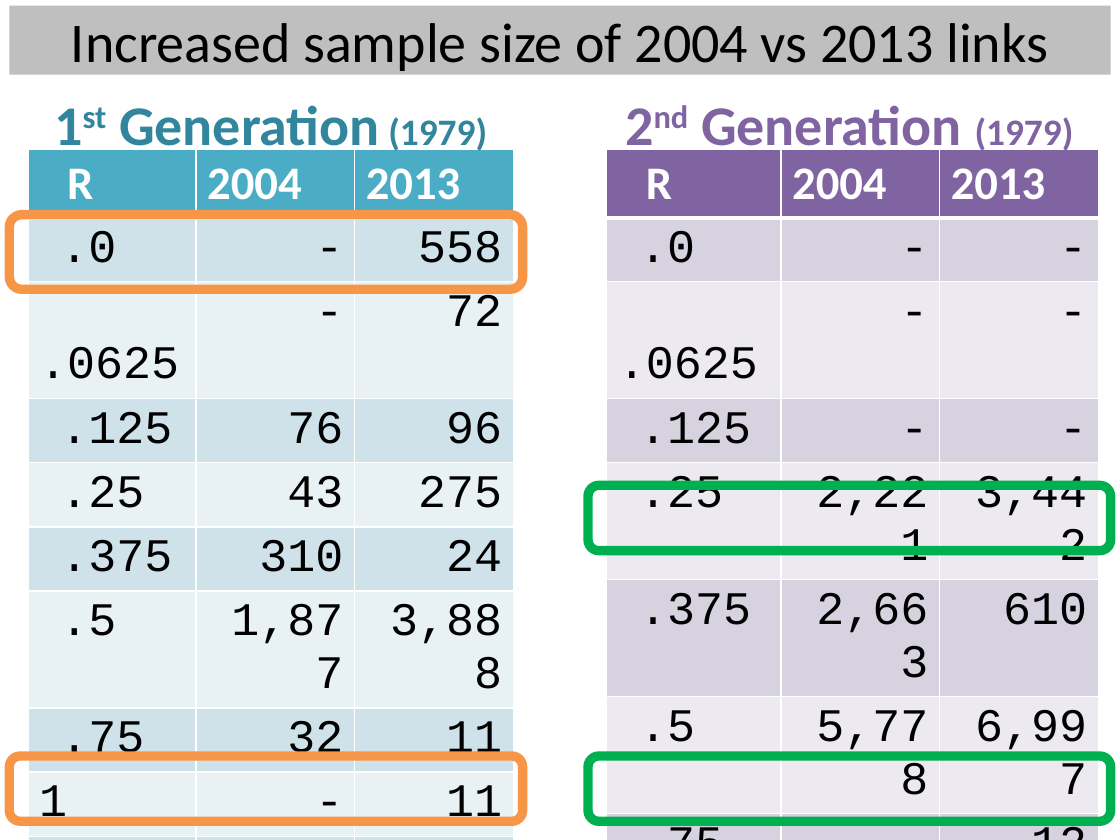
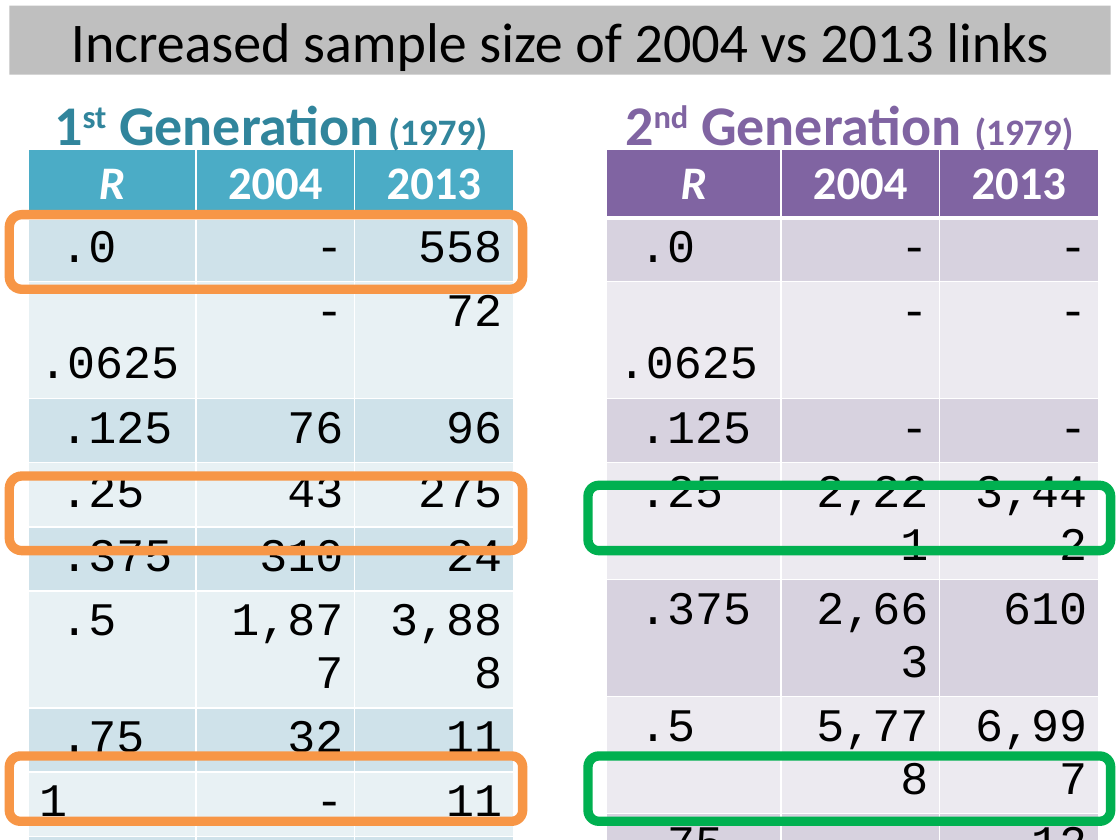
Before and after one commit to LiveOak/NlsyLinksDetermination, a slide deck: slide 20 of Publications/2013France/BeasleyBga2013-NlsyLinks.pptx. Drawn at 1120x840 pixels with LibreOffice and Linux fonts; fonts in the diff are those of the drawing. Boxes give left, top, right and bottom in pixels: in the first picture for what was removed or moved away, otherwise in the second. Text is boxed around its words. In the diff, an @@ line names an element or a change of style, - is before the commit and + after.

```diff
--- a/Publications/2013France/BeasleyBga2013-NlsyLinks.pptx
+++ b/Publications/2013France/BeasleyBga2013-NlsyLinks.pptx
@@ table at [28,149,514,830] @@
@@ italic on in "R" @@
@@ alignment left to centre @@
@@ table at [607,149,1100,821] @@
@@ italic on in "R" @@
@@ alignment left to centre @@
@@ rounded rectangle added at [9,476,522,551], outline #F79646 6 pt @@
```
Also in this commit, not shown: 1 other slide changed.
